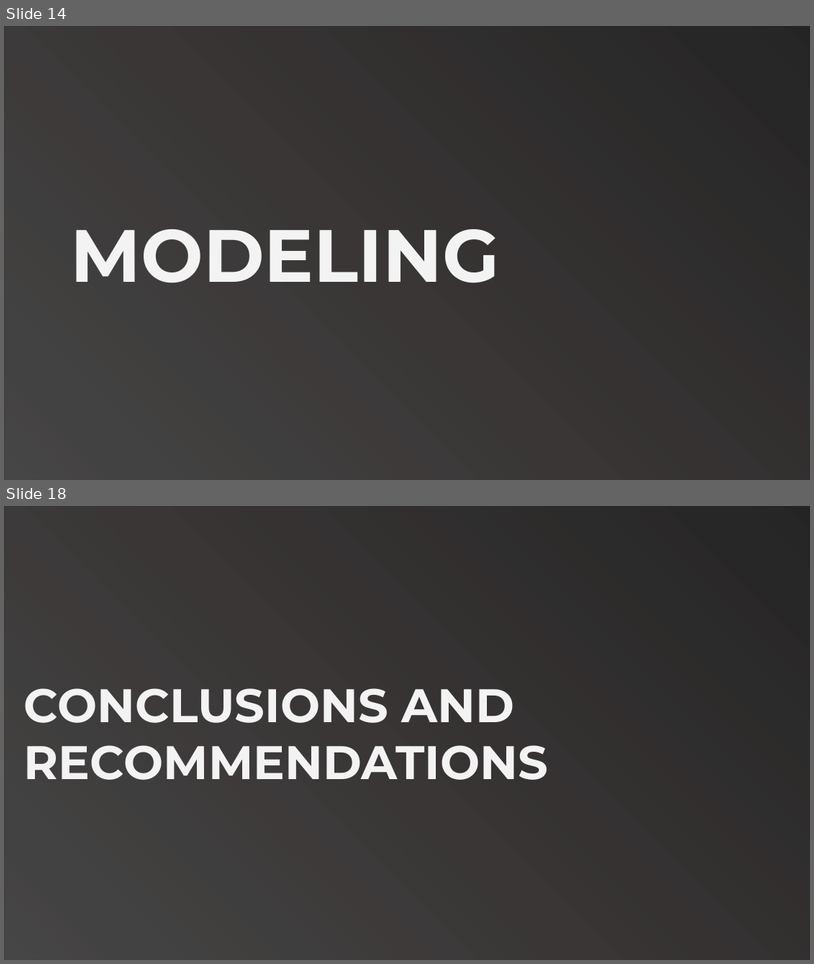
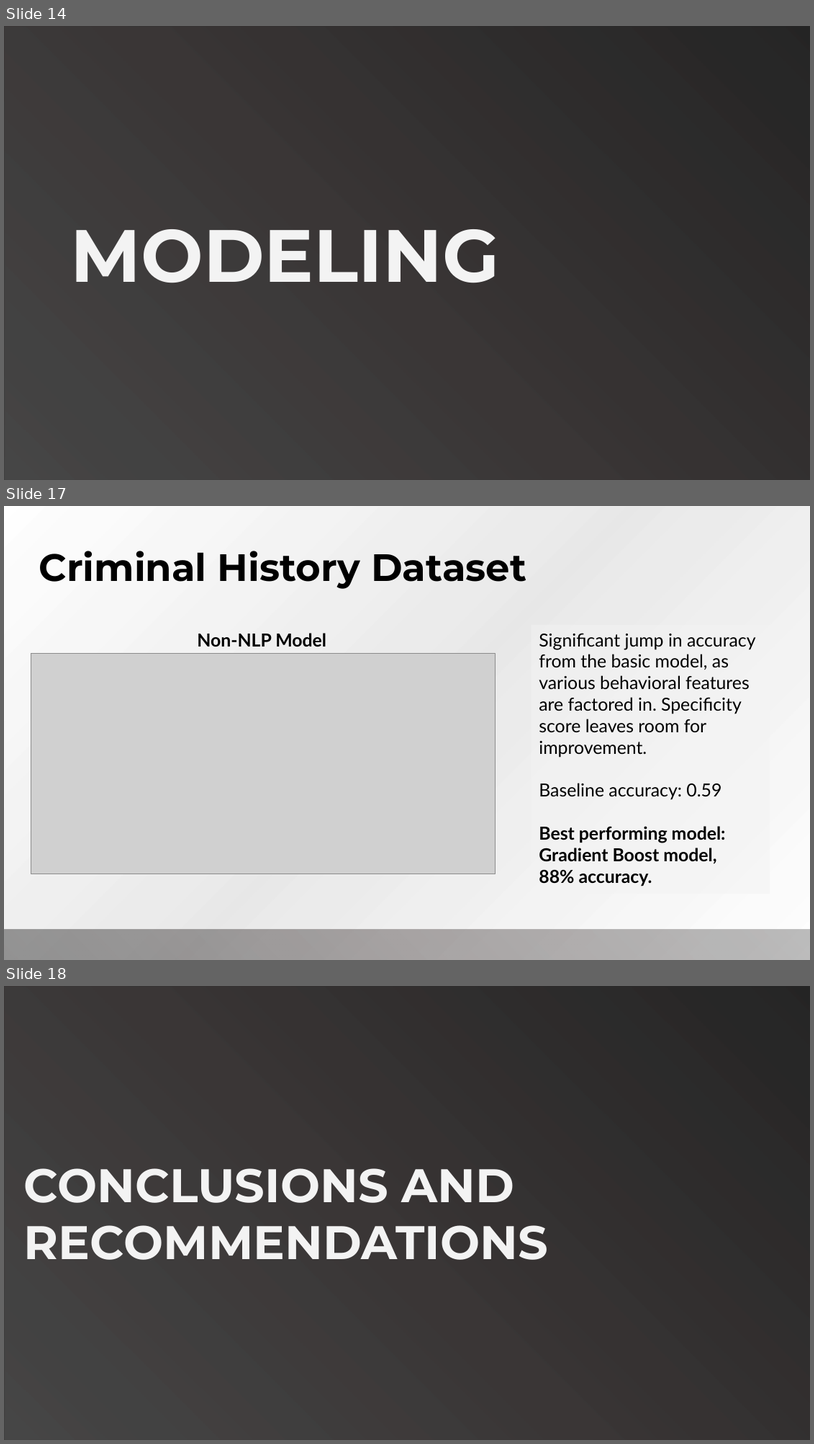
Before and after one commit to ga-dsi-822-group4/recidivism, a slide deck: presentation/Recidivism.pptx. Shown one above the other, each under a label of ours: slides 14 and 18 before the commit, slides 14, 17 and 18 after it; the slides between them are not shown. The pictures are 814x964 and 814x1444 pixels, drawn with LibreOffice and Linux fonts; fonts in the diff are those of the drawing; grey boxes stand for pictures; background and template pictures are left out; a plain dark background stands for a picture behind light text. Boxes give left, top, right and bottom in pixels: in the first picture for what was removed or moved away, otherwise in the second. Text is boxed around its words. In the diff, an @@ line names an element or a change of style, - is before the commit and + after.

```diff
--- a/presentation/Recidivism.pptx
+++ b/presentation/Recidivism.pptx
@@ slide 17 added at box(4, 506, 810, 960), background picture (left out) @@
@@ rectangle added at box(4, 506, 810, 960), fill gradient #FFFFFF to #CCCCCC @@
@@ title added at box(39, 551, 527, 589), 34 pt, text #000000, bold @@
+Criminal History Dataset
@@ text added at box(197, 633, 327, 646), 16 pt, text #000000, bold @@
+Non-NLP Model
@@ text added at box(539, 633, 756, 886), 16 pt, text #000000 @@
+Significant jump in accuracy from the basic model, as various behavioral features are factored in. Specificity score leaves room for improvement.
+Baseline accuracy: 0.59
+Best performing model: Gradient Boost model,
+88% accuracy.
@@ picture added at box(31, 654, 495, 874) @@
@@ rectangle added at box(4, 929, 810, 959), fill gradient #696969 to #4B4242 to #1D1D1D @@
```
Also in this commit, not shown: 5 slides changed, 1 slide removed, 1 other file.
